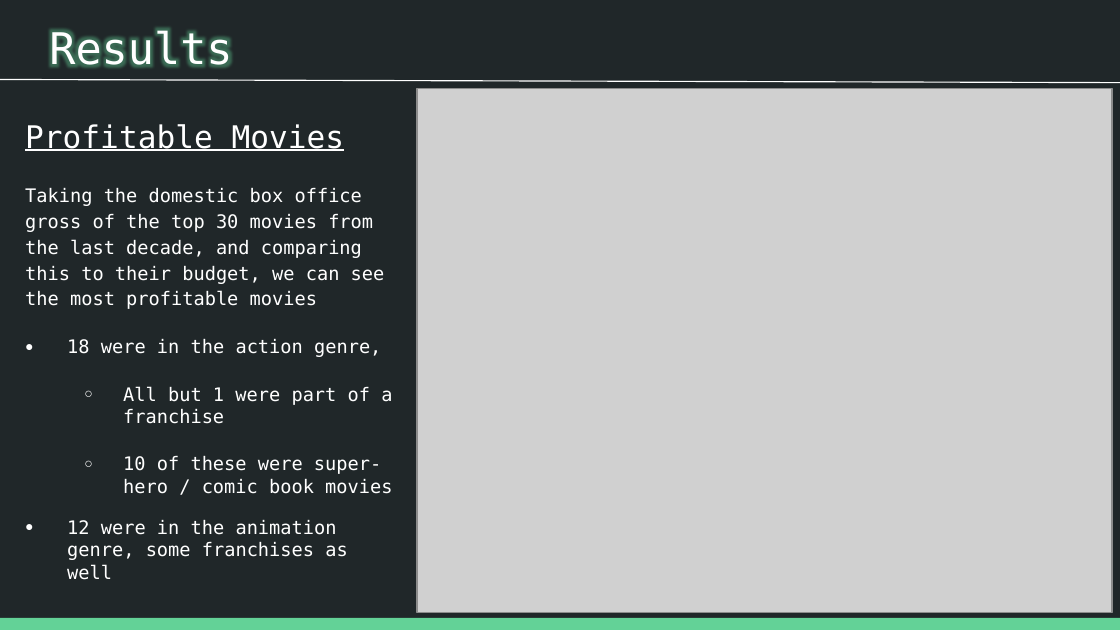
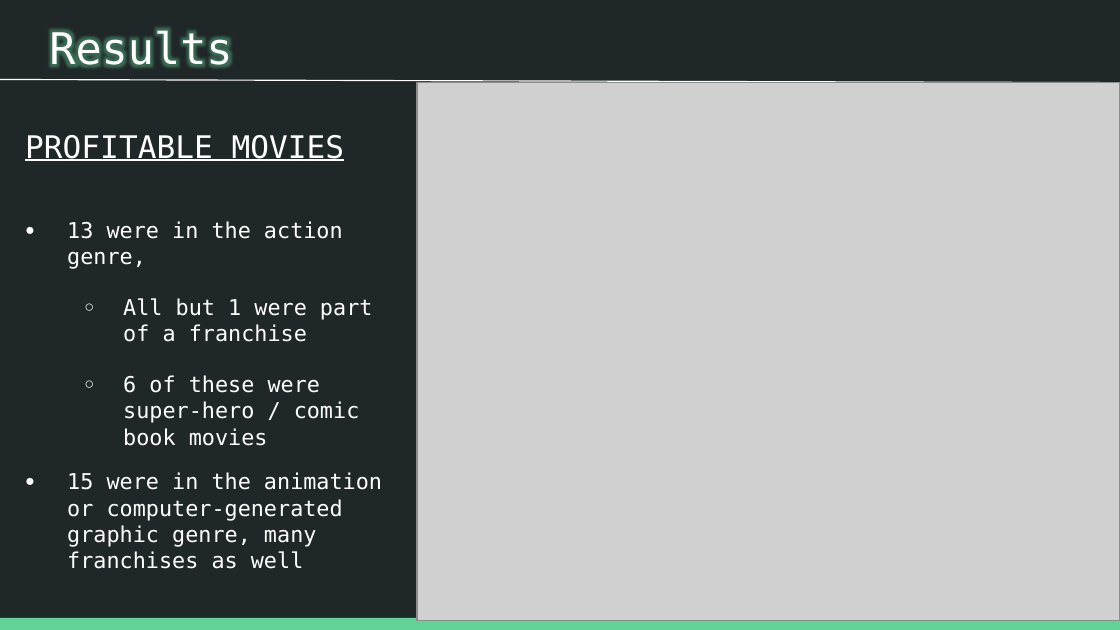
Before and after one commit to patrick-anastasio/Flatiron_DSC-Phase1_Project, a slide deck: slide 8 of Slide Deck.pptx. Drawn at 1120x630 pixels with LibreOffice and Linux fonts; fonts in the diff are those of the drawing; grey boxes stand for pictures. Boxes give left, top, right and bottom in pixels: in the first picture for what was removed or moved away, otherwise in the second. Text is boxed around its words. In the diff, an @@ line names an element or a change of style, - is before the commit and + after.

```diff
--- a/Slide Deck.pptx
+++ b/Slide Deck.pptx
@@ picture: place and size @@
-picture at <box>417,88,1112,613</box>
+picture at <box>417,83,1120,620</box>
@@ text at <box>25,135,345,269</box>: text changed; size 12 to 14 pt @@
-Profitable Movies
-Taking the domestic box office gross of the top 30 movies from the last decade, and comparing this to their budget, we can see the most profitable movies
-● 18 were in the action genre,
+PROFITABLE MOVIES
+● 13 were in the action genre,
@@ text at <box>123,298,372,342</box>: size 12 to 14 pt in "All but 1 were part of a ..." @@
@@ text at <box>67,375,382,569</box>: text changed; size 12 to 14 pt @@
-  ○ 10 of these were super-hero / comic book movies
-● 12 were in the animation genre, some franchises as well
+  ○ 6 of these were super-hero / comic book movies
+● 15 were in the animation or computer-generated graphic genre, many franchises as well
```
Also in this commit, not shown: 12 other slides changed, 2 slides added, 17 other files.
